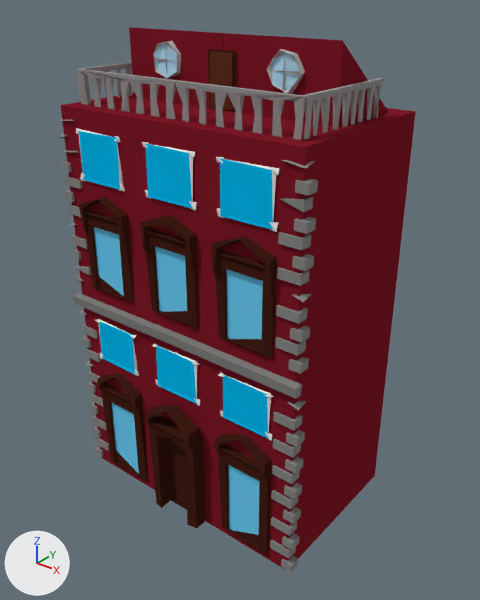
The Blender file TheOvercoat/Assets/Models(blend)/Yapılar/BasicBuildings/building06/b06.blend: old version first, new version second.
Both versions are drawn from a camera (50 mm lens) standing at (13.26, -16.27, 17.51) and looking at (0.47, -0.29, 7.6). Arrows for +X, +Y and +Z are at lower left; the lights stay in place. Objects named as collision shapes, trigger or cutter boxes, shadow casters or lower levels of detail are left out.

In view in the first picture: 'b06_LOD0'.
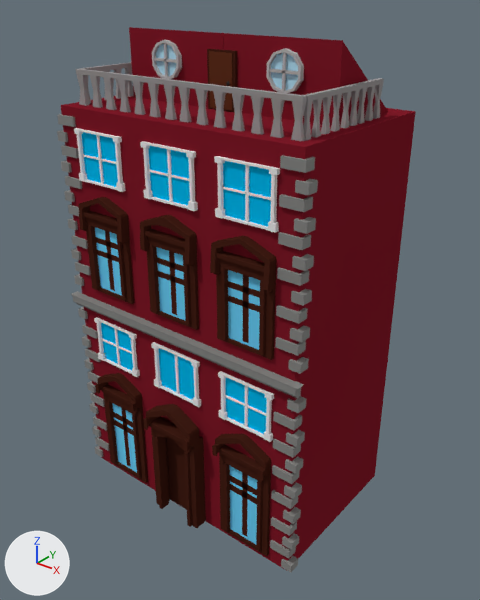
What differs and where, as boxes [x1, y1, x2, y2] in the pictures (480 x 600 px):
```json
{"object": "b06_LOD0", "change": "modifiers changed", "before": [58, 27, 416, 572], "after": [57, 27, 416, 572]}
```

Scene script edits in JSON lines:
```json
{"op": "remove", "block": "ob_b06_lod0", "code": "_m = ob_b06_lod0.modifiers.new('Decimate', 'DECIMATE')"}
{"op": "remove", "block": "ob_b06_lod0", "code": "_m.ratio = 0.401"}
```
